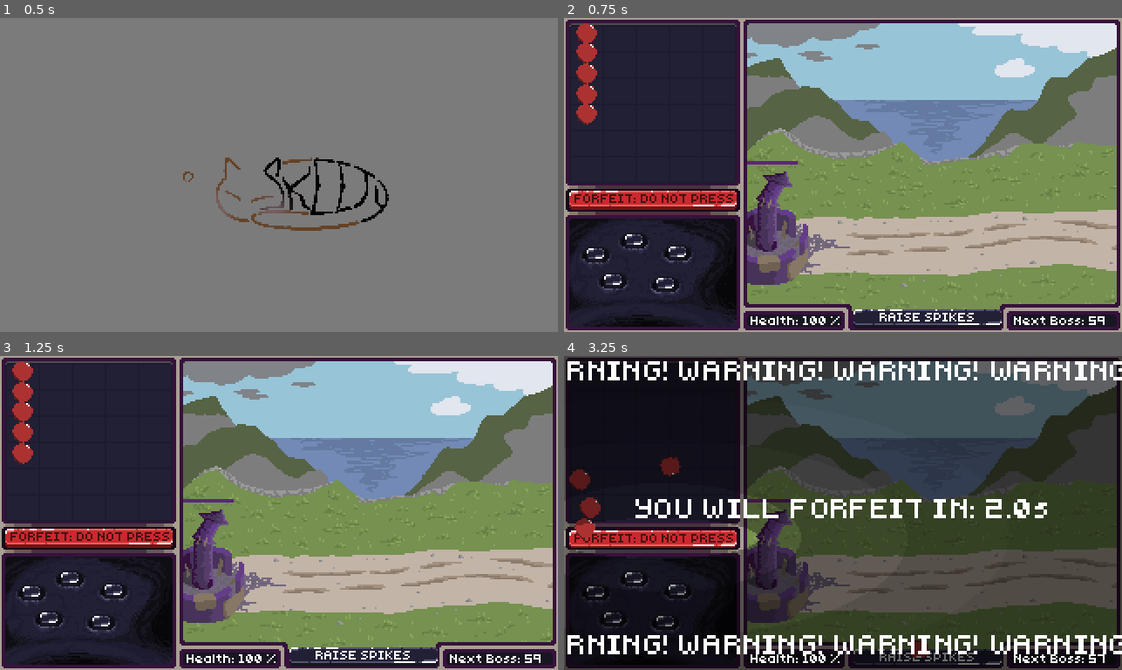
Above: before the commit, frames 1-4 (two rows, left to right).
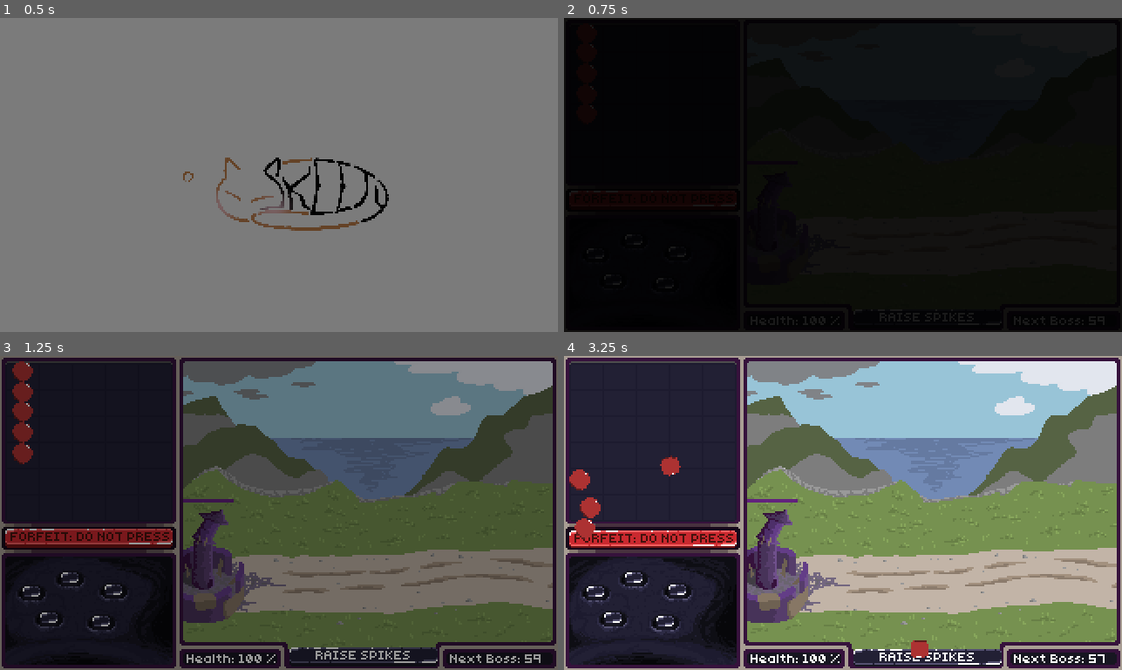
Above: after the commit, the same moments.

Repository: Team-Skeejy/ld55_summoning
Game: Godot game, scene res://scenes/roots/splash/splash_screen.tscn
Two runs of this game, one before a commit and one after it. Both use one fixed random seed, a clock stepped at 60 frames per second and the inputs below.
Inputs (mouse positions are in pixels of both pictures, inside the frame that each line leads up to):
- Up to frame 1 (0.5 s): no input
- Up to frame 2 (0.75 s): tap Enter at 0.5 s; move the mouse to (965, 159) at 0.52 s; tap Tab (Tab) at 0.6 s; click (965, 159) at 0.67 s
- Up to frame 3 (1.25 s): no input
- Up to frame 4 (3.25 s): drag from (653, 534) to (926, 654) at 1.27 s; tap Tab (Tab) at 2.1 s; click (926, 654) at 2.17 s; drag from (586, 371) to (926, 654) at 2.77 s

Frame 1 is identical in both runs. In frame 2, 97% of the frame differs, in the area x 0-100%, y 0-100%; in frame 3, 67%; in frame 4, 85%.

Commit message:
attack animations are in

Diff:
--- a/scenes/characters/Dude.gd
+++ b/scenes/characters/Dude.gd
@@ -100,6 +100,7 @@
 
 	if current_speed && is_attacking:
 		is_attacking = false
+		print("walk")
 		sprite.play(base_animation)
 
 	if !is_attacking:
@@ -121,9 +122,11 @@
 		if closest:
 			var distance: float = distance_to(closest.global_position)
 			if (distance < attack_range):
-				if !is_attacking:
-					is_attacking = true
-					sprite.play(base_animation + "_atk", attack_interval)
+
+				is_attacking = true
+				sprite.play(base_animation + "_atk", 1)
+				sprite.speed_scale = 1 / attack_interval
+
 				if !prevent_regular_attack:
 					closest.health = closest.health - attack_power
 				on_attack.emit(closest)
--- a/scenes/characters/Dude.tscn
+++ b/scenes/characters/Dude.tscn
@@ -481,7 +481,7 @@
 position = Vector2(0, -3)
 sprite_frames = SubResource("SpriteFrames_xjoq8")
 animation = &"ally"
-frame_progress = 0.682118
+frame_progress = 0.231457
 
 [node name="StateMachine" type="Node" parent="." node_paths=PackedStringArray("initial_state", "character")]
 script = ExtResource("2_n5kgs")
--- a/scenes/fade_transition/fade_transition.gd
+++ b/scenes/fade_transition/fade_transition.gd
@@ -10,6 +10,7 @@
 
 # Called when the node enters the scene tree for the first time.
 func _ready() -> void:
+	print("yippee")
 	animationPlayer.play("fade_in")
 
 var nextScene: StringName
--- a/scenes/fade_transition/fade_transition.tscn
+++ b/scenes/fade_transition/fade_transition.tscn
@@ -77,6 +77,7 @@
 }
 
 [node name="FadeTransition" type="Control" node_paths=PackedStringArray("animationPlayer")]
+process_mode = 3
 layout_mode = 3
 anchors_preset = 15
 anchor_right = 1.0
@@ -88,6 +89,7 @@
 animationPlayer = NodePath("ColorRect/AnimationPlayer")
 
 [node name="ColorRect" type="ColorRect" parent="."]
+process_mode = 3
 visible = false
 layout_mode = 1
 anchors_preset = 15
@@ -98,6 +100,7 @@
 color = Color(0, 0, 0, 0)
 
 [node name="AnimationPlayer" type="AnimationPlayer" parent="ColorRect"]
+process_mode = 3
 libraries = {
 "": SubResource("AnimationLibrary_1w82w")
 }
--- a/scenes/roots/game/game.tscn
+++ b/scenes/roots/game/game.tscn
@@ -15,7 +15,7 @@
 ui = NodePath("Ui")
 dude_container = NodePath("DudeContainer")
 wave_machine = NodePath("WaveController")
-fade_transition = NodePath("FadeTransition")
+fade_transition = NodePath("Node/FadeTransition")
 
 [node name="Sprite2D" type="Sprite2D" parent="."]
 position = Vector2(160, 90)
@@ -26,6 +26,10 @@
 bad_home = NodePath("Home2")
 spawners = [NodePath("Node2D"), NodePath("Node2D2"), NodePath("Node2D3")]
 
+[node name="WaveController" parent="." node_paths=PackedStringArray("dude_container") instance=ExtResource("6_j4isa")]
+dude_container = NodePath("../DudeContainer")
+mook_interval = 10.0
+
 [node name="Ui" parent="." node_paths=PackedStringArray("inventory", "alter", "end", "health_label", "wave_label") instance=ExtResource("2_aqm0m")]
 inventory = NodePath("Inventory")
 alter = NodePath("Alter")
@@ -33,17 +37,15 @@
 health_label = NodePath("Node/Control/Health")
 wave_label = NodePath("Node/Control/Next Wave")
 
-[node name="FadeTransition" parent="." node_paths=PackedStringArray("animationPlayer") instance=ExtResource("2_8k2ii")]
+[node name="Node" type="Node" parent="."]
+
+[node name="FadeTransition" parent="Node" node_paths=PackedStringArray("animationPlayer") instance=ExtResource("2_8k2ii")]
 animationPlayer = NodePath("ColorRect/AnimationPlayer")
-
-[node name="WaveController" parent="." node_paths=PackedStringArray("dude_container") instance=ExtResource("6_j4isa")]
-dude_container = NodePath("../DudeContainer")
-mook_interval = 10.0
 
 [connection signal="dude_killed" from="DudeContainer" to="." method="_on_dude_container_dude_killed"]
 [connection signal="house_killed" from="DudeContainer" to="." method="_on_house_killed"]
+[connection signal="boss_spawn" from="WaveController" to="." method="_on_wave_controller_boss_spawn"]
+[connection signal="enemy_spawn" from="WaveController" to="." method="_on_wave_controller_enemy_spawn"]
 [connection signal="forfeited" from="Ui" to="." method="_on_ui_forfeited"]
 [connection signal="retry" from="Ui" to="." method="_on_ui_retry"]
 [connection signal="summon" from="Ui" to="." method="_on_ui_summon"]
-[connection signal="boss_spawn" from="WaveController" to="." method="_on_wave_controller_boss_spawn"]
-[connection signal="enemy_spawn" from="WaveController" to="." method="_on_wave_controller_enemy_spawn"]
--- a/scenes/roots/game/game_test.tscn
+++ b/scenes/roots/game/game_test.tscn
@@ -26,6 +26,7 @@
 offset_bottom = -25.14
 grow_horizontal = 2
 grow_vertical = 2
+mouse_filter = 2
 
 [node name="VBoxContainer" type="VBoxContainer" parent="UI/Control"]
 layout_mode = 1
--- a/scenes/ui_entities/end/end.tscn
+++ b/scenes/ui_entities/end/end.tscn
@@ -4,6 +4,7 @@
 [ext_resource type="AudioStream" uid="uid://d2thrgk2ijbxs" path="res://scenes/ui_entities/end/audio/bell.mp3" id="1_uqcbm"]
 
 [node name="Node" type="Node" node_paths=PackedStringArray("screen", "stats", "audio")]
+process_mode = 2
 script = ExtResource("1_psgpg")
 screen = NodePath("Control")
 stats = NodePath("Control/Stats go here")
Not shown: 1 places in scenes/ui_entities/ui/ui.tscn that only renumber resources
